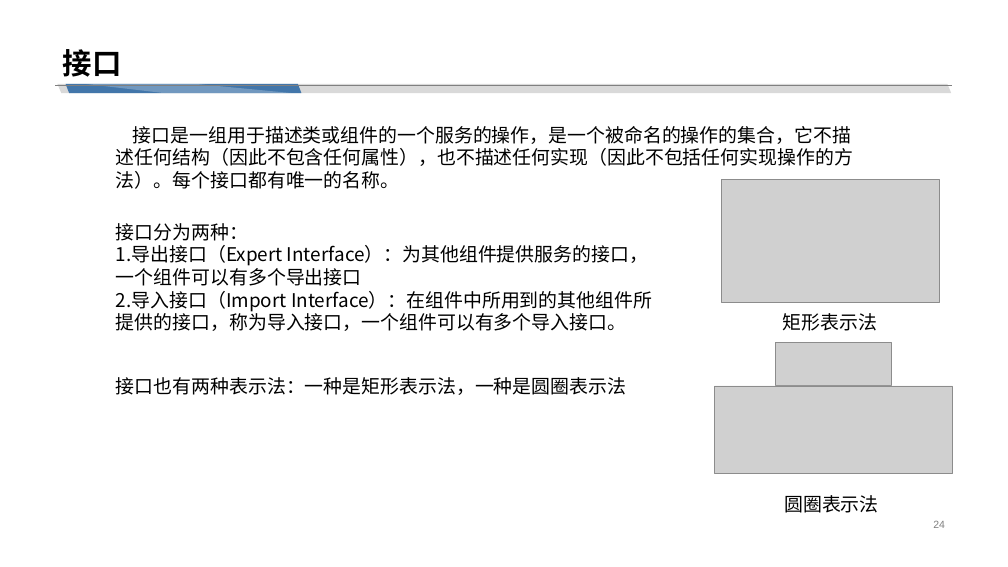
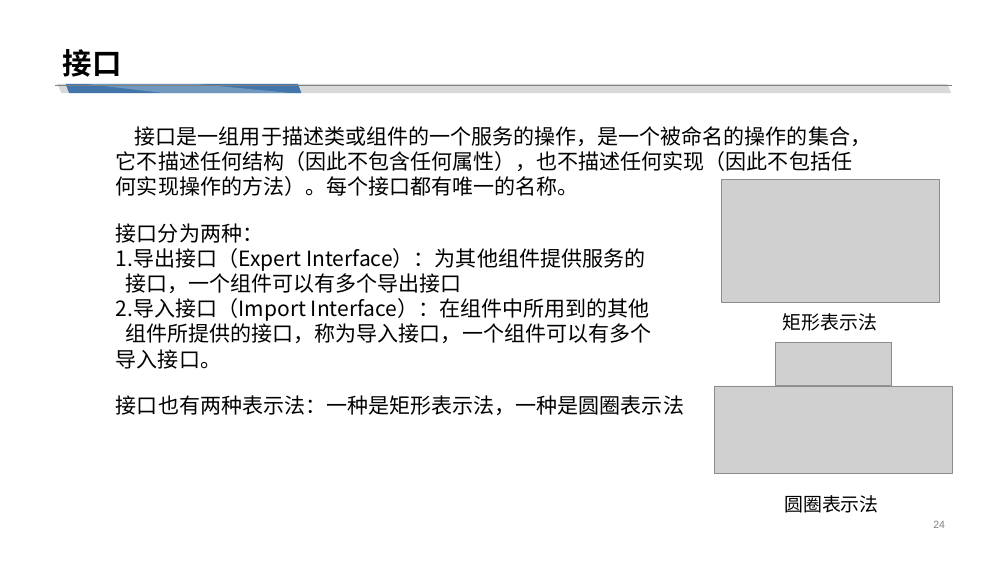
Before and after one commit to cchello/PRD2018-G01, a slide deck: slide 24 of 非受控文档/翻转PPT/UML基础III_对象图_构件图_包图.pptx. Drawn at 1008x567 pixels with LibreOffice and Linux fonts; fonts in the diff are those of the drawing; grey boxes stand for pictures. Boxes give left, top, right and bottom in pixels: in the first picture for what was removed or moved away, otherwise in the second. Text is boxed around its words. In the diff, an @@ line names an element or a change of style, - is before the commit and + after.

```diff
--- a/非受控文档/翻转PPT/UML基础III_对象图_构件图_包图.pptx
+++ b/非受控文档/翻转PPT/UML基础III_对象图_构件图_包图.pptx
@@ text "接口是一组用于描述类或组件的一个服务的操作，是一个被命名的操作的集合，它不描述任何结构（因此不包含任何属性），也不描述任 ..." at box(116, 126, 871, 196): size 18 to 20 pt @@
@@ text at box(116, 223, 263, 243): size 18 to 20 pt in "接口分为两种：" @@
@@ text at box(116, 248, 651, 369): text changed; size 18 to 20 pt @@
-1.导出接口（Expert Interface）：为其他组件提供服务的接口，一个组件可以有多个导出接口
-2.导入接口（Import Interface）：在组件中所用到的其他组件所提供的接口，称为导入接口，一个组件可以有多个导入接口。
+1.导出接口（Expert Interface）：为其他组件提供服务的
+接口，一个组件可以有多个导出接口
+2.导入接口（Import Interface）：在组件中所用到的其他
+组件所提供的接口，称为导入接口，一个组件可以有多个导入接口。
@@ text "接口也有两种表示法：一种是矩形表示法，一种是圆圈表示法" at box(116, 395, 684, 415): size 18 to 20 pt @@
@@ text "接口也有两种表示法：一种是矩形表示法，一种是圆圈表示法": place and size @@
-text "接口也有两种表示法：一种是矩形表示法，一种是圆圈表示法" at box(116, 377, 626, 395)
+text "接口也有两种表示法：一种是矩形表示法，一种是圆圈表示法" at box(116, 395, 684, 415)
```
Also in this commit, not shown: 27 other slides changed, 1 slide added.
